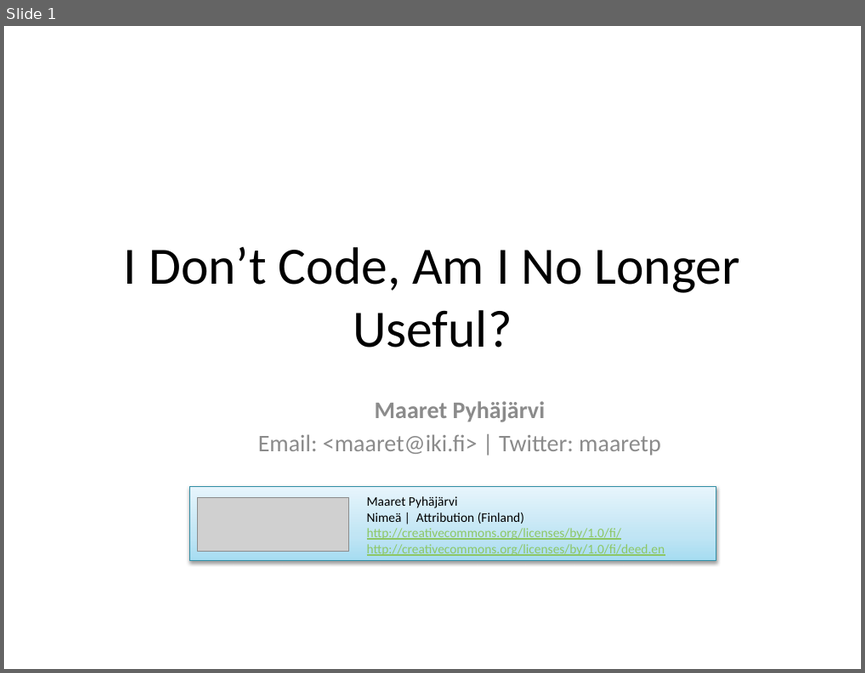
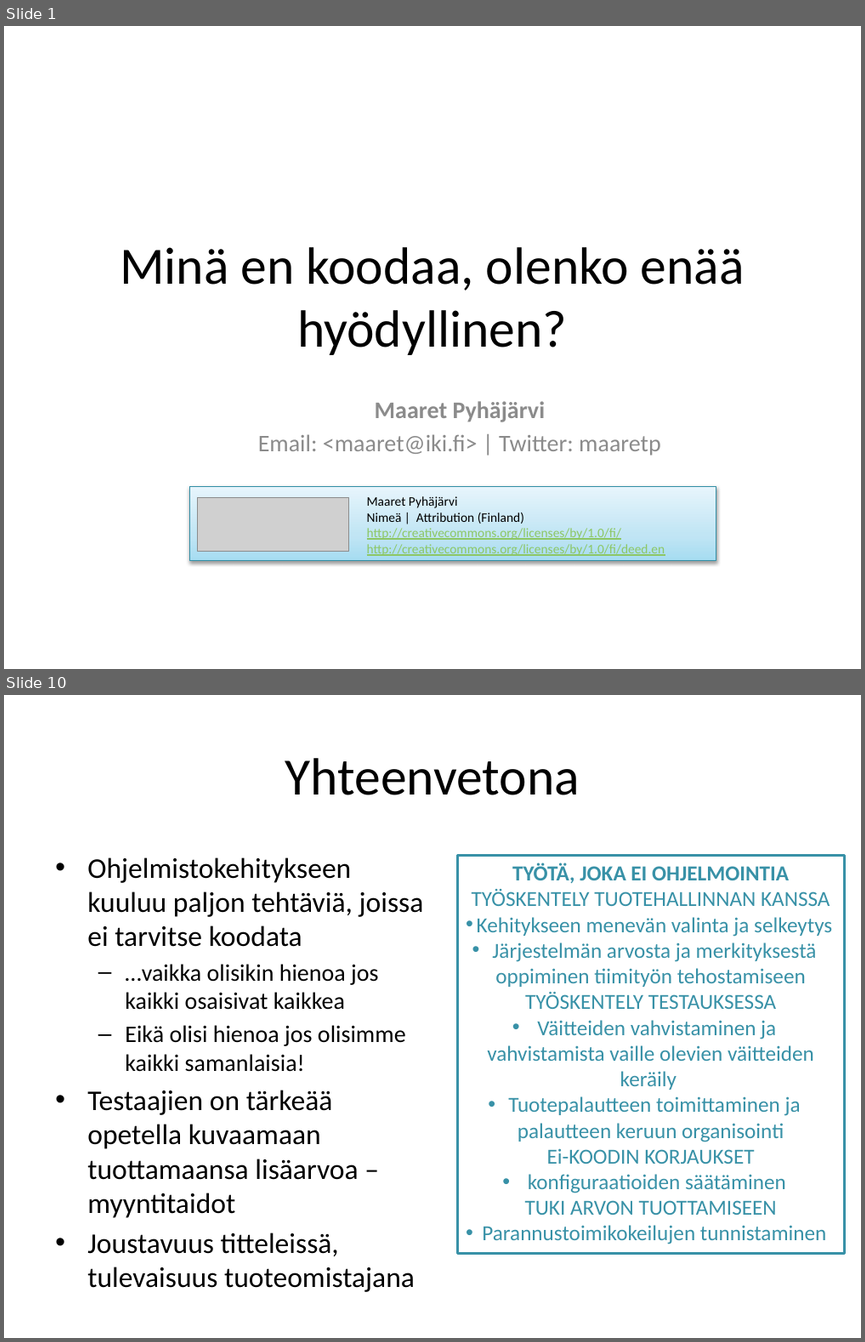
Before and after one commit to maaretp/IDoNotCodeTalk, a slide deck: IDon'tCode.pptx. Shown one above the other, each under a label of ours: slide 1 before the commit, slides 1 and 10 after it; the slides between them are not shown. The pictures are 865x673 and 865x1342 pixels, drawn with LibreOffice and Linux fonts; fonts in the diff are those of the drawing; grey boxes stand for pictures. Boxes give left, top, right and bottom in pixels: in the first picture for what was removed or moved away, otherwise in the second. Text is boxed around its words. In the diff, an @@ line names an element or a change of style, - is before the commit and + after.

```diff
--- a/IDon'tCode.pptx
+++ b/IDon'tCode.pptx
@@ slide 10 added at [4,695,861,1338], background #FFFFFF @@
@@ title added at [285,758,579,795], 44 pt, text #000000 @@
+Yhteenvetona
@@ text added at [87,857,424,1256], 24 pt, text #000000 @@
+• Ohjelmistokehitykseen kuuluu paljon tehtäviä, joissa ei tarvitse koodata
+  – …vaikka olisikin hienoa jos kaikki osaisivat kaikkea
+  – Eikä olisi hienoa jos olisimme kaikki samanlaisia!
+• Testaajien on tärkeää opetella kuvaamaan tuottamaansa lisäarvoa – myyntitaidot
+• Joustavuus titteleissä, tulevaisuus tuoteomistajana
@@ rectangle added at [457,855,844,1253], fill #FFFFFF, outline #3891A7 2 pt, 18 pt, text #3891A7 @@
+TYÖTÄ, JOKA EI OHJELMOINTIA
+TYÖSKENTELY TUOTEHALLINNAN KANSSA
+• Kehitykseen menevän valinta ja selkeytys
+• Järjestelmän arvosta ja merkityksestä oppiminen tiimityön tehostamiseen
+TYÖSKENTELY TESTAUKSESSA
+• Väitteiden vahvistaminen ja vahvistamista vaille olevien väitteiden keräily
+• Tuotepalautteen toimittaminen ja palautteen keruun organisointi
+Ei-KOODIN KORJAUKSET
+• konfiguraatioiden säätäminen
+TUKI ARVON TUOTTAMISEEN
+• Parannustoimikokeilujen tunnistaminen
@@ slide 1 changed as well @@
@@ title at [120,247,744,355]: text changed @@
-I Don’t Code, Am I No Longer Useful?
+Minä en koodaa, olenko enää hyödyllinen?
```
Also in this commit, not shown: 3 other slides changed, 5 other slides added, 6 slides removed.
